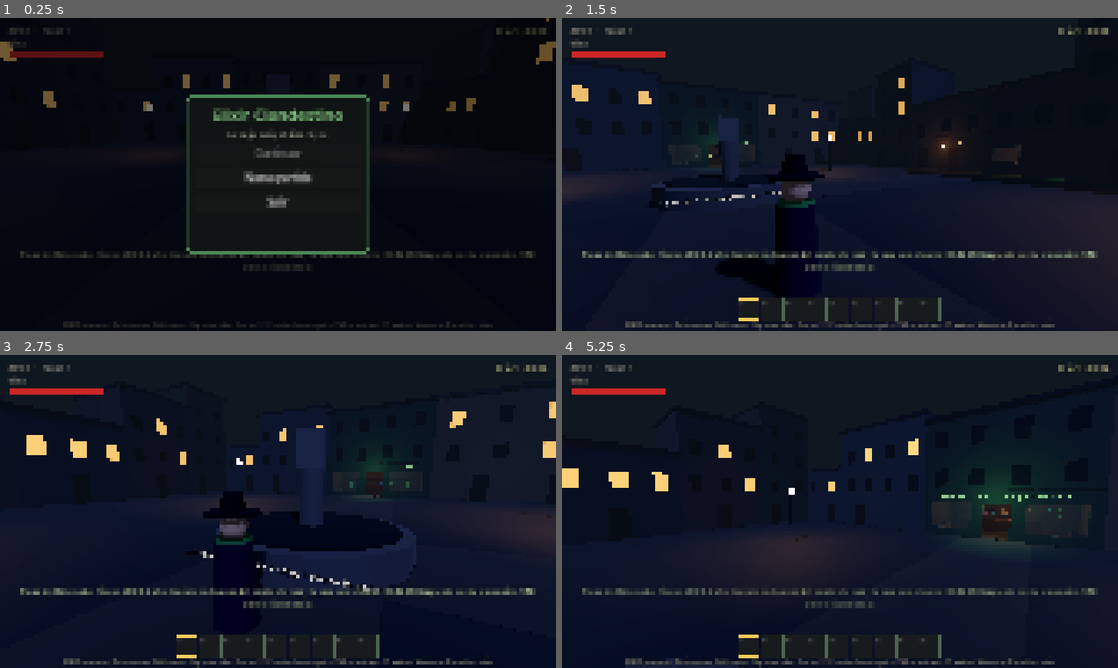
Above: before the commit, frames 1-4 (two rows, left to right).
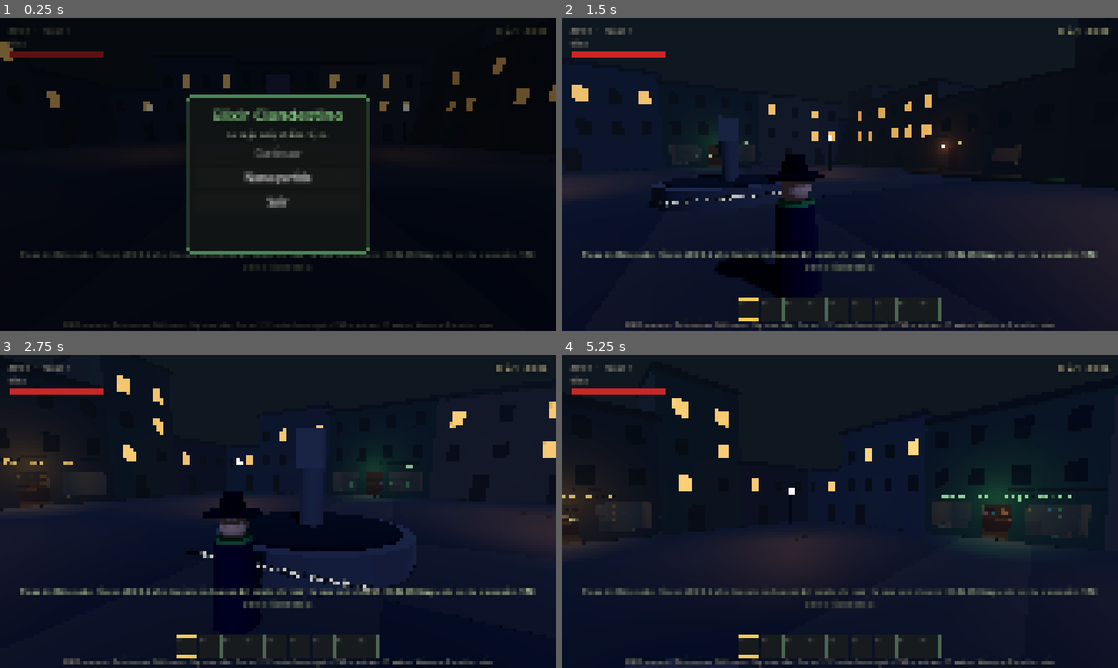
Above: after the commit, the same moments.

Repository: aalcaide45cy/JuegoIndefinido
Game: Godot game, scene res://scenes/mundo.tscn
The game is run twice, just before and just after one commit, with the same random seed, the same clock (stepped at 60 frames per second) and the same inputs.
Inputs (mouse positions are in pixels of both pictures, inside the frame that each line leads up to):
- Up to frame 1 (0.25 s): no input
- Up to frame 2 (1.5 s): click "Nueva partida" at 0.5 s; tap Enter at 1.25 s; move the mouse to (867, 174) at 1.27 s; hold W (adelante) from 1.28 s (still down); hold V (cambiar_camara) from 1.28 s (still down); click (867, 174) at 1.42 s
- Up to frame 3 (2.75 s): keep holding W (adelante); tap Space (saltar) at 1.52, 2.27 s; move the mouse to (250, 511) at 2.02 s; release V (cambiar_camara) at 2.03 s; tap Shift (correr) at 2.1 s
- Up to frame 4 (5.25 s): keep holding W (adelante); move the mouse to (851, 505) at 2.77 s; hold E (usar) 2.78-3.53 s; move the mouse to (834, 517) at 3.52 s; tap 1 at 3.6 s; click (834, 517) at 3.67 s; tap Space (saltar) at 3.77, 4.52 s; move the mouse to (878, 514) at 4.27 s; hold V (cambiar_camara) 4.28-5.03 s; move the mouse to (795, 508) at 5.02 s; tap Shift (correr) at 5.1 s

The runs differ from the first frame. In frame 1, 0.6% of the frame differs, in the area x 1-100%, y 0-30%; in frame 2, 0.6%; in frame 3, 2.5%, in the area x 0-35%, y 6-50%; in frame 4, 2.2%.

Commit message:
Ferreteria y armeria en la plaza, con interior y vendedor
Co-Authored-By: Claude Sonnet 5.5 <noreply@anthropic.com>
Claude-Session: https://claude.ai/code/session_012MbDtgTycfpk1HY99eGNVm

Diff:
--- a/scripts/mundo/barrio_plaza.gd
+++ b/scripts/mundo/barrio_plaza.gd
@@ -14,6 +14,7 @@
 const FONDO_CASAS: float = 8.0
 const ANCHO_HERBORISTERIA: float = 10.0
 const ANCHO_VIVIENDA: float = 10.0
+const ANCHO_TIENDA: float = 10.0
 
 
 func construir() -> void:
@@ -29,13 +30,23 @@
 	var v: float = ANCHO_VIVIENDA / 2.0
 	fila_edificios(Vector3(0, 0, -MITAD), 0.0, -e, -h, FONDO_CASAS, rng)
 	fila_edificios(Vector3(0, 0, -MITAD), 0.0, h, e, FONDO_CASAS, rng)
-	fila_edificios(Vector3(0, 0, MITAD), PI, -e, e, FONDO_CASAS, rng)
+	var t: float = ANCHO_TIENDA / 2.0
+	# Sur: hueco para la armería. Oeste: hueco para la ferretería.
+	fila_edificios(Vector3(0, 0, MITAD), PI, -e, -t, FONDO_CASAS, rng)
+	fila_edificios(Vector3(0, 0, MITAD), PI, t, e, FONDO_CASAS, rng)
 	fila_edificios(Vector3(MITAD, 0, 0), -PI / 2.0, -MITAD, -v, FONDO_CASAS, rng)
 	fila_edificios(Vector3(MITAD, 0, 0), -PI / 2.0, v, MITAD, FONDO_CASAS, rng)
-	fila_edificios(Vector3(-MITAD, 0, 0), PI / 2.0, -MITAD, MITAD, FONDO_CASAS, rng)
+	fila_edificios(Vector3(-MITAD, 0, 0), PI / 2.0, -MITAD, -t, FONDO_CASAS, rng)
+	fila_edificios(Vector3(-MITAD, 0, 0), PI / 2.0, t, MITAD, FONDO_CASAS, rng)
 
 	_herboristeria()
 	_vivienda()
+	_tienda_extra(Vector3(-MITAD, 0, 0), PI / 2.0, "FERRETERÍA  Clavo y Martillo", "ferreteria",
+			"Ferretería Clavo y Martillo", "Hablar con el ferretero (comprar)", Color(1.0, 0.8, 0.4),
+			Color(0.26, 0.24, 0.2), Color(0.38, 0.33, 0.27))
+	_tienda_extra(Vector3(0, 0, MITAD), PI, "ARMERÍA  El Último Recurso", "armeria",
+			"Armería El Último Recurso", "Hablar con el armero (comprar)", Color(1.0, 0.5, 0.4),
+			Color(0.24, 0.2, 0.2), Color(0.33, 0.28, 0.27))
 	_fuente()
 
 	farola(Vector3(-10, 0, -10))
@@ -44,7 +55,7 @@
 	farola(Vector3(10, 0, 12))
 
 	# Cartel del Prefecto en la pared oeste: la magia está prohibida.
-	var cartel: Label3D = Construir.texto(self, Vector3(-MITAD + 0.12, 2.2, 4),
+	var cartel: Label3D = Construir.texto(self, Vector3(-MITAD + 0.12, 2.2, 12),
 			"POR DECRETO DEL PREFECTO\nQueda prohibida toda magia,\nalquimia y brebaje.\nSe pagan 50 $ por cada bruja.",
 			80, Color(0.85, 0.8, 0.65))
 	cartel.rotation.y = PI / 2.0
@@ -103,6 +114,45 @@
 				Color(0.3, 0.45, 0.25), false, 0.0, 0.02)
 
 
+# --------------- Otras tiendas (ferretería, armería...) ------------------------
+# Una tienda con interior: mostrador con vendedor al fondo y estantes con
+# género. "id_tienda" es el campo "tienda" de scripts/datos/objetos.gd, así
+# que lo que se vende sale de ese archivo.
+
+func _tienda_extra(pos: Vector3, angulo: float, titulo: String, id_tienda: String,
+		nombre: String, texto_hablar: String, color_cartel: Color,
+		color: Color, color_interior: Color) -> void:
+	var huecos: Array = [
+		{"x": 0.0, "ancho": 1.6, "abajo": 0.0, "arriba": 2.5},
+		{"x": -3.0, "ancho": 2.8, "abajo": 0.6, "arriba": 2.6, "cristal": true},
+		{"x": 3.0, "ancho": 2.8, "abajo": 0.6, "arriba": 2.6, "cristal": true},
+	]
+	var tienda: Node3D = edificio_visitable(pos, angulo, ANCHO_TIENDA, FONDO_CASAS, 9.0,
+			color, color_interior, huecos)
+	Construir.texto(tienda, Vector3(0, 3.05, 0.12), titulo, 90, color_cartel)
+	Construir.luz_noche(tienda, Vector3(0, 2.9, 1.2), color_cartel, 1.0, 6.0)
+	Construir.luz(tienda, Vector3(0, 3.0, -4.0), Color(1.0, 0.85, 0.6), 1.4, 8.0)
+	# Mostrador y vendedor.
+	Construir.caja(tienda, Vector3(0, 0.5, -5.2), Vector3(5.0, 1.0, 0.7), Color(0.3, 0.2, 0.13))
+	var vendedor: Tendero = Tendero.new()
+	vendedor.tienda = id_tienda
+	vendedor.nombre_tienda = nombre
+	vendedor.texto_hablar = texto_hablar
+	vendedor.position = Vector3(0, 1.0, -5.2)
+	tienda.add_child(vendedor)
+	Construir.texto(tienda, Vector3(0, 1.25, -4.84), "Pulsa E para comprar", 32, Color(1, 0.92, 0.6))
+	# Estantes con el género: una cajita de color por cada objeto que vende.
+	var ids: Array = Juego.DatosObjetos.de_tienda(id_tienda)
+	for fila in 3:
+		var y: float = 0.6 + fila * 0.65
+		Construir.caja(tienda, Vector3(0, y, -7.6), Vector3(8.0, 0.05, 0.45), Color(0.25, 0.17, 0.11), false)
+		for i in 10:
+			var color_obj: Color = Color(0.4, 0.4, 0.4)
+			if not ids.is_empty():
+				color_obj = Juego.DatosObjetos.datos(ids[(fila * 10 + i) % ids.size()])["color"]
+			Construir.caja(tienda, Vector3(-3.6 + i * 0.8, y + 0.15, -7.6), Vector3(0.3, 0.25, 0.25), color_obj, false)
+
+
 # ------------------------------- Tu casa --------------------------------------
 
 func _vivienda() -> void:
Not shown, changed: PLAN.md
